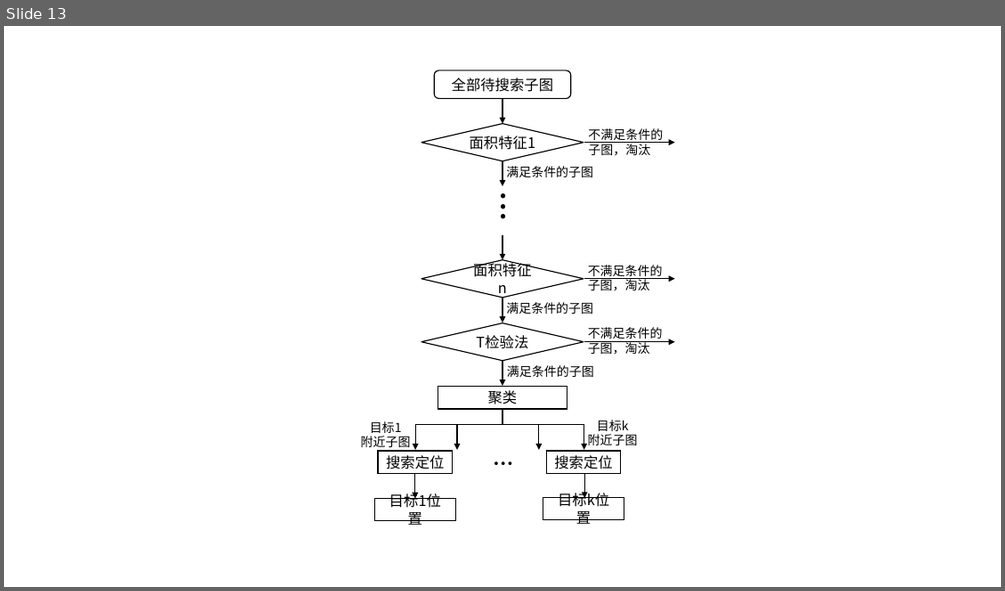
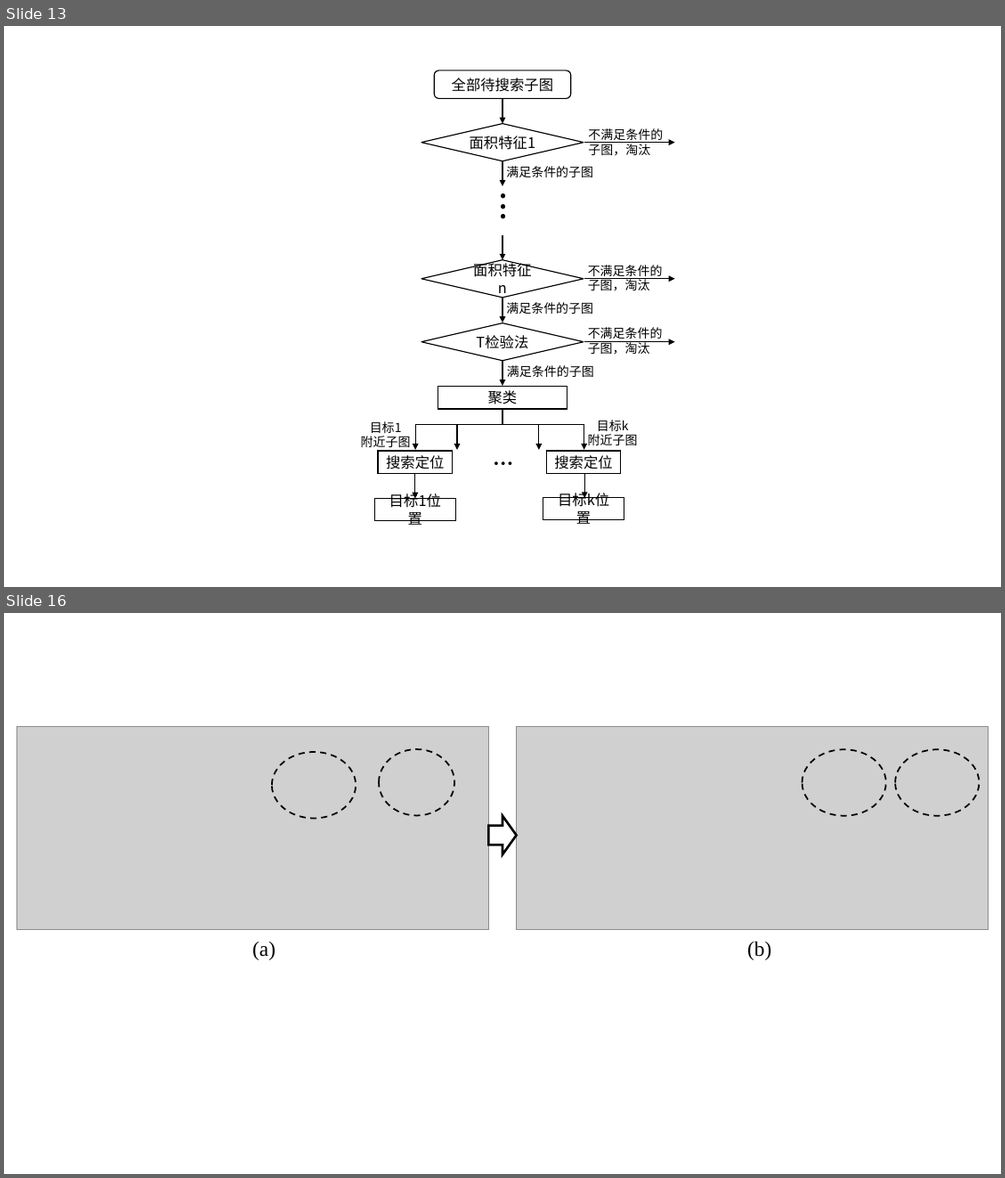
Before and after one commit to SJTUMichael/-, a slide deck: 示意图.pptx. Shown one above the other, each under a label of ours: slide 13 before the commit, slides 13 and 16 after it; the slides between them are not shown. The pictures are 1005x591 and 1005x1178 pixels, drawn with LibreOffice and Linux fonts; fonts in the diff are those of the drawing; grey boxes stand for pictures. Boxes give left, top, right and bottom in pixels: in the first picture for what was removed or moved away, otherwise in the second. Text is boxed around its words. In the diff, an @@ line names an element or a change of style, - is before the commit and + after.

```diff
--- a/示意图.pptx
+++ b/示意图.pptx
@@ slide 16 added at box(4, 613, 1001, 1174), background #FFFFFF @@
@@ picture added at box(16, 727, 488, 929) @@
@@ picture added at box(517, 727, 988, 929) @@
@@ ellipse added at box(272, 752, 356, 819), outline #000000 1.5 pt dashed @@
@@ ellipse added at box(379, 749, 454, 816), outline #000000 1.5 pt dashed @@
@@ ellipse added at box(802, 749, 886, 816), outline #000000 1.5 pt dashed @@
@@ ellipse added at box(896, 749, 979, 816), outline #000000 1.5 pt dashed @@
@@ right arrow added at box(488, 816, 517, 854), outline #000000 2.25 pt @@
@@ text added at box(252, 941, 275, 960), 20 pt, text #000000 @@
+(a)
@@ text added at box(747, 941, 771, 960), 20 pt, text #000000 @@
+(b)
```
Also in this commit, not shown: 4 other slides added, 3 other files.
